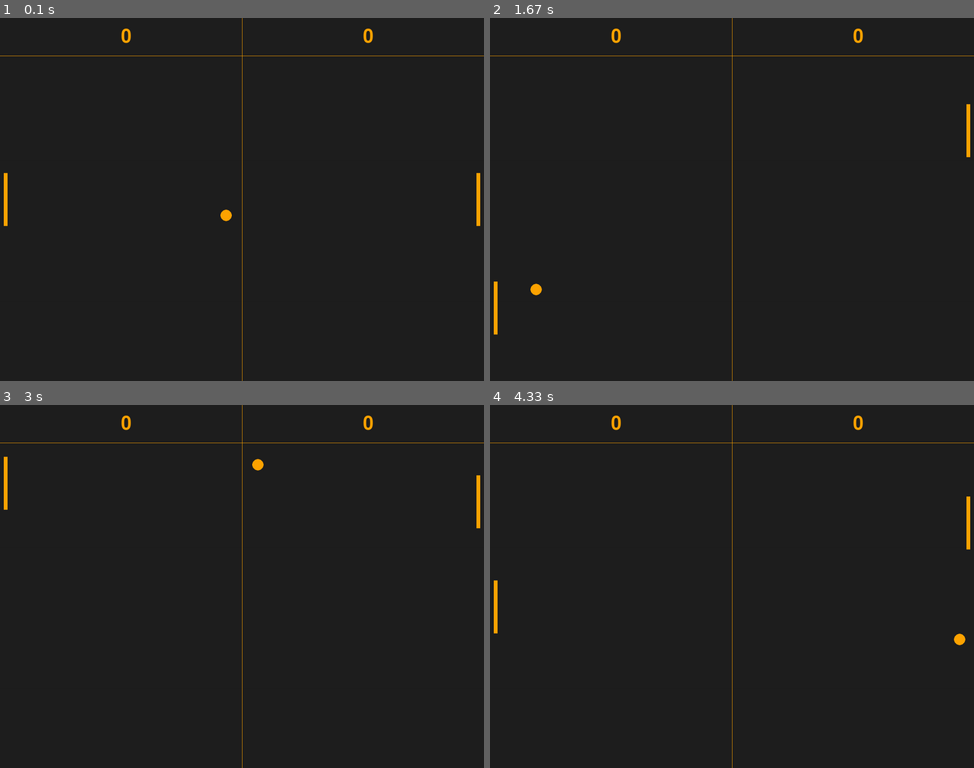
Above: before the commit, frames 1-4 (two rows, left to right).
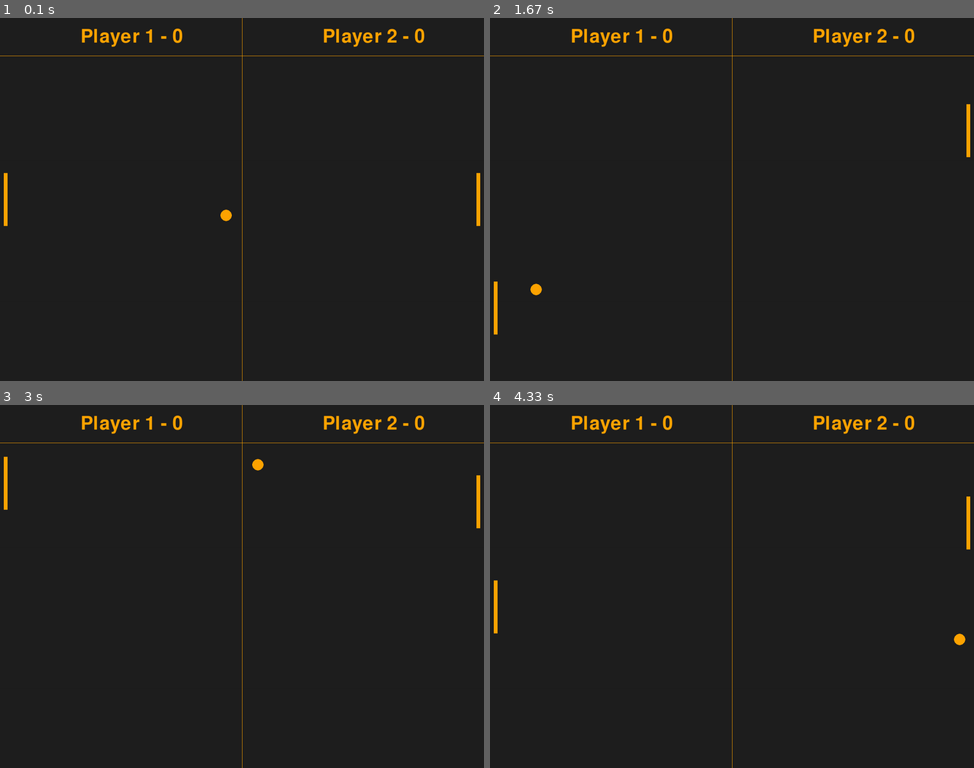
Above: after the commit, the same moments.

Repository: LearningToCode-MakersAndMore/HandNotHand
Game: pygame game, started from pong_pygame.py
The game is run twice, just before and just after one commit, with the same random seed, the same clock (stepped at 60 frames per second) and the same inputs.
Inputs:
- Up to frame 1 (0.1 s): no input
- Up to frame 2 (1.67 s): hold Up 0.33-0.8 s; hold Down 0.83-1.13 s; hold Up 1.17-1.53 s; hold Down from 1.57 s (still down)
- Up to frame 3 (3 s): release Down at 1.93 s; hold Up 1.97-2.27 s; hold Down 2.3-2.6 s; hold Up from 2.63 s (still down)
- Up to frame 4 (4.33 s): release Up at 3 s; hold Down 3.03-3.4 s; hold Up 3.43-3.73 s; hold Down 3.77-4.07 s; hold Up from 4.1 s (still down)

The runs differ from the first frame. In frame 1, 0.7% of the frame differs, in the area x 16-88%, y 2-8%; in frame 2, 0.7%; in frame 3, 0.7%; in frame 4, 0.7%.

Commit message:
Scoring points working

Diff:
--- a/pong_pygame.py
+++ b/pong_pygame.py
@@ -1,13 +1,17 @@
 import pygame, sys, random
 
 def ball_animation():
-  global ball_speed_x, ball_speed_y #try to change global later
+  global ball_speed_x, ball_speed_y, playerA_score, playerB_score #try to change global later
   ball.x += ball_speed_x
   ball.y += ball_speed_y
 
   if ball.top <= score_section or ball.bottom >= screen_height:
     ball_speed_y *= -1
-  if ball.left <= 0 or ball.right >= screen_width:
+  if ball.left <= 0:
+    playerB_score += 1
+    ball_restart()
+  if ball.right >= screen_width:
+    playerA_score += 1
     ball_restart()
 
   if ball.colliderect(player) or ball.colliderect(opponent):
@@ -100,10 +104,10 @@
   pygame.draw.aaline(screen, very_orange, (screen_width/2, 0), (screen_width/2,screen_height))
   pygame.draw.aaline(screen, very_orange, (screen_width ,score_section), (0,score_section))
   font = pygame.font.Font(None, 74)
-  text = font.render(str(playerA_score), 1, very_orange)
-  screen.blit(text, (screen_width / 4, 25))
-  text = font.render(str(playerB_score), 1, very_orange)
-  screen.blit(text, ((screen_width / 4) * 3, 25))
+  text = font.render(str(f"Player 1 - {playerA_score}"), 1, very_orange)
+  screen.blit(text, (screen_width / 6, 25))
+  text = font.render(str(f"Player 2 - {playerB_score}"), 1, very_orange)
+  screen.blit(text, ((screen_width / 6) * 4, 25))
 
   # Updating the window
   pygame.display.flip()
